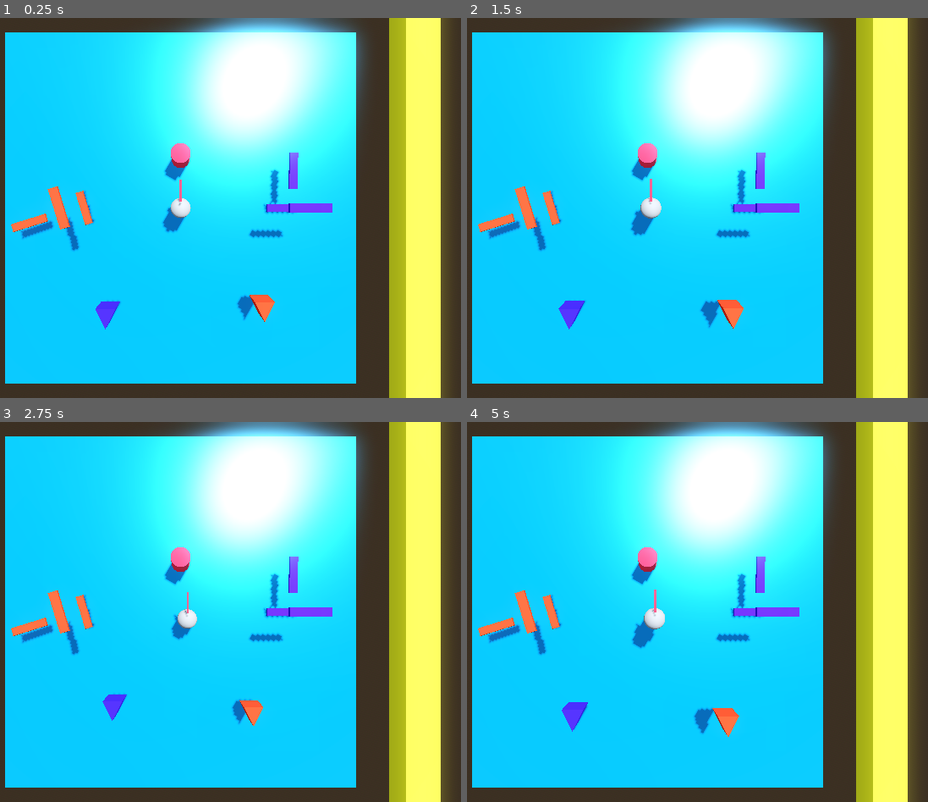
Above: before the commit, frames 1-4 (two rows, left to right).
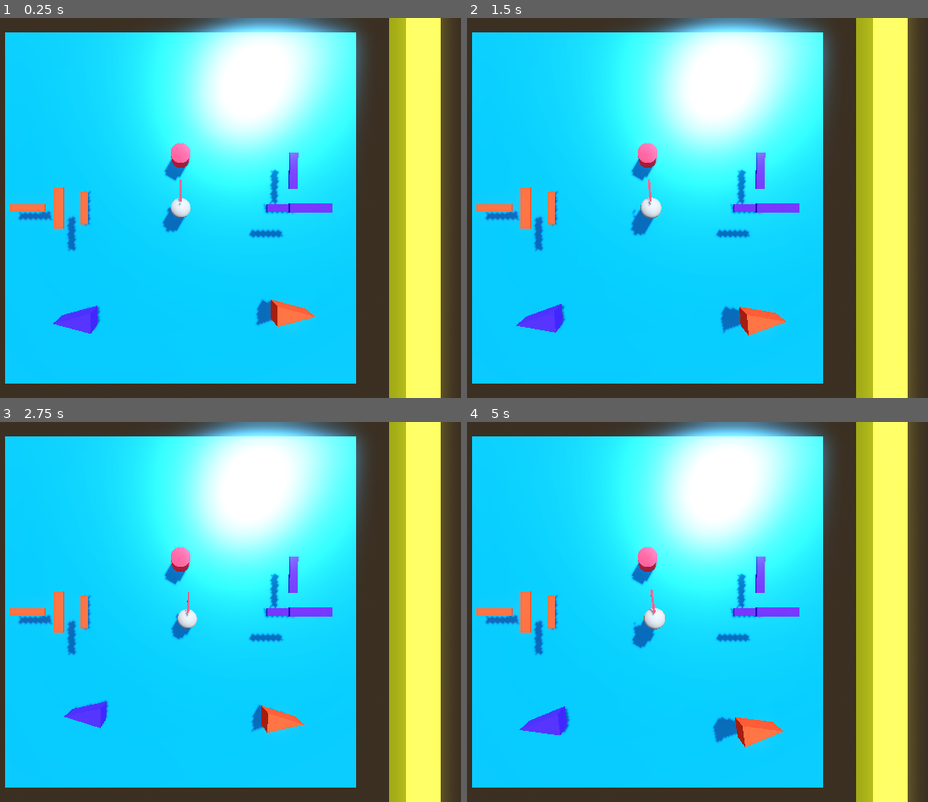
Above: after the commit, the same moments.

Repository: Charlie-Quin/Portals-
Game: Godot game, scene res://world.tscn
Two runs of this game, one before a commit and one after it. Both use one fixed random seed, a clock stepped at 60 frames per second and the inputs below.
Inputs (mouse positions are in pixels of both pictures, inside the frame that each line leads up to):
- Up to frame 1 (0.25 s): no input
- Up to frame 2 (1.5 s): move the mouse to (683, 208) at 0.52 s; tap A (a) at 0.6 s; tap Space (jump) at 0.77 s; tap D (d) at 0.8, 1.35 s; move the mouse to (614, 208) at 1.27 s
- Up to frame 3 (2.75 s): tap Space (jump) at 1.52 s; tap S (s) at 1.55, 2.1 s; move the mouse to (198, 604) at 2.02 s; tap W (w) at 2.3 s
- Up to frame 4 (5 s): move the mouse to (637, 619) at 2.77 s; tap W (w) at 2.85 s; tap Space (jump) at 3.02, 3.77, 4.52 s; tap A (a) at 3.05, 3.6 s; move the mouse to (697, 615) at 3.52 s; tap D (d) at 3.8, 4.35 s; move the mouse to (596, 608) at 4.27 s; tap S (s) at 4.55 s

The runs differ from the first frame. In frame 1, 2.5% of the frame differs, in the area x 2-69%, y 44-84%; in frame 2, 2.7%; in frame 3, 2.4%; in frame 4, 2.8%, in the area x 2-69%, y 44-86%.

Commit message:
added some stuff for rotation

Diff:
--- a/player.gd
+++ b/player.gd
@@ -28,7 +28,10 @@
 
 	var input = Input.get_vector("a","d","w","s").normalized()
 
-	var targetVel = (input.y * basis.z + input.x * basis.x).normalized() * SPEED
+	var newBasis = basis if camera.current else Basis(Vector3.RIGHT,0)
+
+
+	var targetVel = (input.y * newBasis.z + input.x * newBasis.x).normalized() * SPEED
 
 	velocity.x = lerp(velocity.x,targetVel.x,ACCEL * delta)
 	velocity.z = lerp(velocity.z,targetVel.z,ACCEL * delta)
@@ -40,12 +43,15 @@
 const SENSITIVITY = 0.0015
 
 func _input(event):
-	if !camera.current:
-		return
+
 
 	pass
 	if event is InputEventMouseMotion:
 		rotation.y += (-event.relative.x * SENSITIVITY)
 
+
+		if !camera.current:
+			return
+
 		neck.rotation.x += (-event.relative.y * SENSITIVITY)
 		neck.rotation.x = clamp(neck.rotation.x, deg_to_rad(-90),deg_to_rad(90))
--- a/portal.gd
+++ b/portal.gd
@@ -49,6 +49,16 @@
 	var newPosition = targetPortal.to_global(localOffset)
 	camera.position = newPosition
 
+	# Calculate the combined matrix
+	var matrix = global_transform * targetPortal.global_transform.affine_inverse() * player.global_transform
+
+	# Extract rotation from the matrix
+	var rotation = matrix.basis.get_rotation_quaternion()
+
+	# Apply rotation to the camera
+	camera.global_transform.basis = Basis(rotation)
+
+
 	print(camera.position)
 
 	pass
--- a/world.tscn
+++ b/world.tscn
@@ -130,7 +130,7 @@
 material = SubResource("StandardMaterial3D_uuctm")
 
 [node name="portal1" type="Node3D" parent="." node_paths=PackedStringArray("targetPortal")]
-transform = Transform3D(-0.291821, 0, 0.956473, 0, 1, 0, -0.956473, 0, -0.291821, -5.35455, 0, 0)
+transform = Transform3D(-4.37114e-08, 0, 1, 0, 1, 0, -1, 0, -4.37114e-08, -5.35455, 0, 0)
 script = ExtResource("3_g7d16")
 targetPortal = NodePath("../portal2")
 
@@ -146,7 +146,7 @@
 [node name="Camera3D" type="Camera3D" parent="portal1/SubViewport"]
 
 [node name="MeshInstance3D" type="MeshInstance3D" parent="portal1/SubViewport/Camera3D"]
-transform = Transform3D(1, 0, -4.37114e-08, -4.37114e-08, 1.91069e-15, -1, 0, 1, 1.91069e-15, 0, 0, 0)
+transform = Transform3D(1, 0, -4.37114e-08, -4.37114e-08, 3.56519e-15, -1, 0, 1.86592, 1.91069e-15, 0, 0, 0.000337343)
 mesh = SubResource("PrismMesh_4ff8p")
 
 [node name="frame" type="Node3D" parent="portal1"]
@@ -180,7 +180,7 @@
 [node name="Camera3D" type="Camera3D" parent="portal2/SubViewport"]
 
 [node name="MeshInstance3D" type="MeshInstance3D" parent="portal2/SubViewport/Camera3D"]
-transform = Transform3D(1, 0, -4.37114e-08, -4.37114e-08, 1.91069e-15, -1, 0, 1, 1.91069e-15, -0.0198278, 0, -0.000779152)
+transform = Transform3D(1, 0, -4.37114e-08, -4.37114e-08, 3.56519e-15, -1, 0, 1.86592, 1.91069e-15, -0.0198278, 0, -0.00111649)
 mesh = SubResource("PrismMesh_a0xiu")
 
 [node name="frame" type="Node3D" parent="portal2"]
